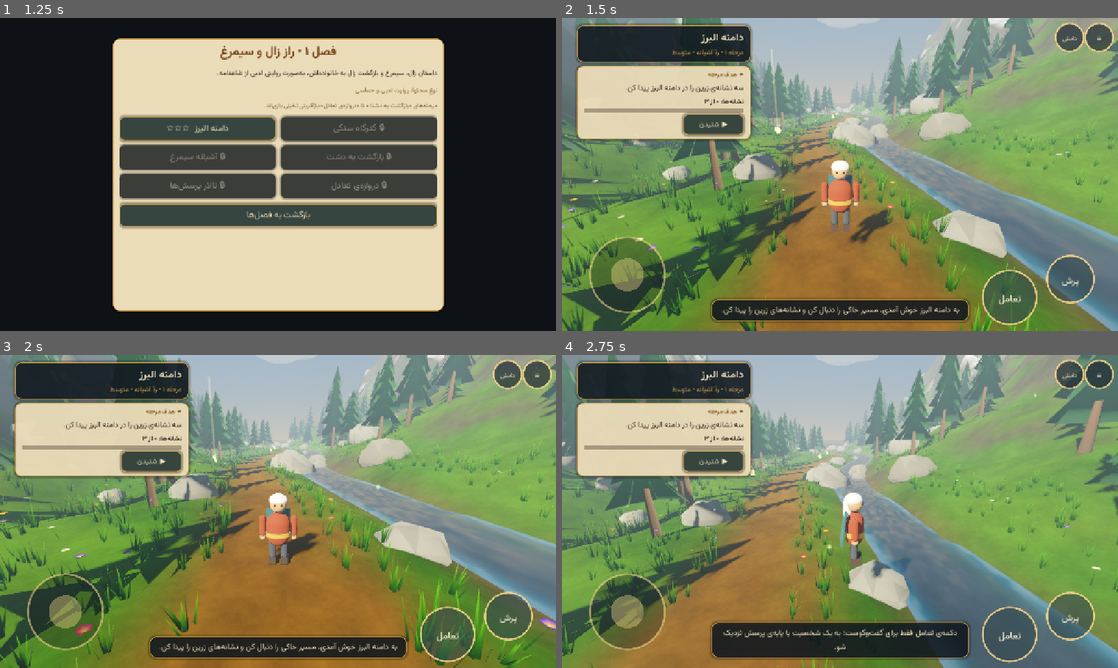
Above: before the commit, frames 1-4 (two rows, left to right).
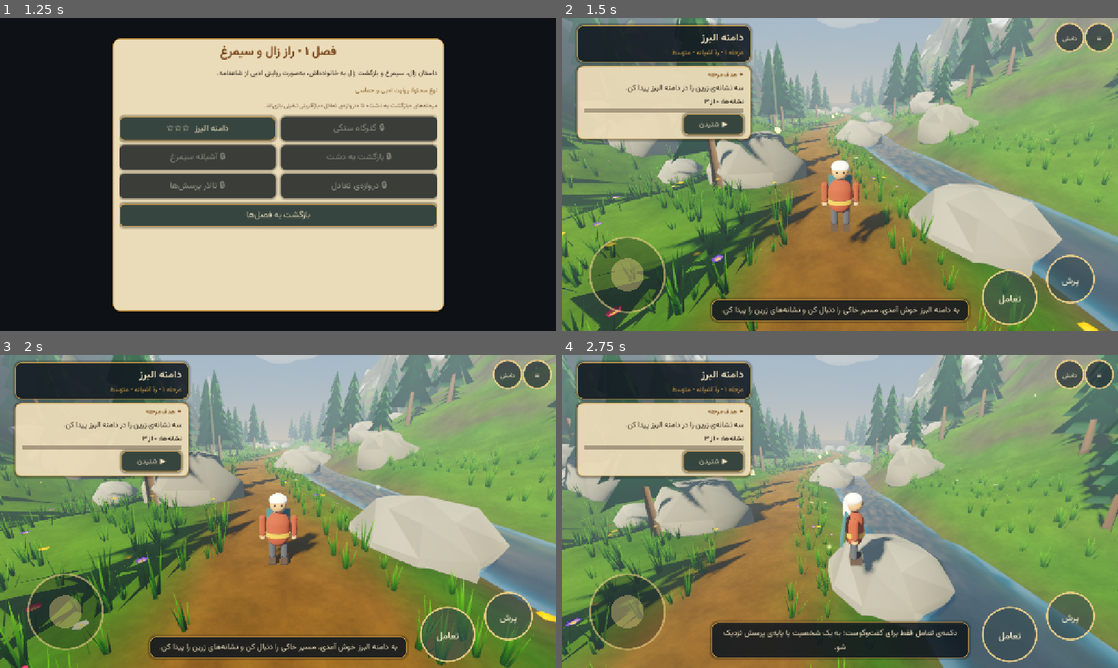
Above: after the commit, the same moments.

Repository: ghadirb/Iran-Heritage-World
Game: Godot game, scene res://scenes/main.tscn
The game is run twice, just before and just after one commit, with the same random seed, the same clock (stepped at 60 frames per second) and the same inputs. Sound files missing from this copy of the repository are replaced by a short silence.
Inputs (mouse positions are in pixels of both pictures, inside the frame that each line leads up to):
- Up to frame 1 (1.25 s): click "فصل ۱ • راز زال و سیمرغ 6 مرح…" at 0.5 s
- Up to frame 2 (1.5 s): click "دامنه البرز ☆☆☆" at 1.25 s
- Up to frame 3 (2 s): no input
- Up to frame 4 (2.75 s): tap Enter at 2 s; move the mouse to (962, 495) at 2.02 s; hold D (move_right) from 2.03 s (still down); tap E (interact) at 2.1 s; click (962, 495) at 2.17 s; tap Space (jump) at 2.27, 2.57 s

Frame 1 is identical in both runs. In frame 2, 16% of the frame differs, in the area x 0-100%, y 0-100%; in frame 3, 16%; in frame 4, 16%.

Commit message:
Keep trees and rocks away from interactables (Kaveh forge: only 2 of 3 logs findable)
Symptom: in the Kaveh forge level the player found only two logs and could not
finish the level.
Root cause: trees and rocks were scattered at random without looking at the
level's items. Measured: on medium a rock was 1.0 m from the first log (rocks
are scaled up to 3.2x, so it was buried), on challenge a rock was 2.2 m from the
third log. The level data itself was correct (three logs); the layout is fixed
by the seed, so the same log stayed hidden every time. Medium and challenge also
move the logs 22 m / 45 m further from the furnaces, which makes hiding easier.

Fix:
- terrain.avoid_points / avoid_radius (4 m): _build_vegetation fills it with the
  world position of every interactable (data positions are relative to the path,
  so _ground_pos is used) and scatter_points skips points inside that radius.
  Applies to every level, not only the forge.
- Selftest: a tree or rock closer than 3 m to any item fails the level
  ("item <id> is hidden by scenery").
- AGENTS.md records the rule.

Verified: with avoidance switched off the new check reports the buried item and
fails; with it on the forge passes at all three difficulties; full headless
--selftest (22 levels x 3 difficulties) SELFTEST OK with zero script errors and
zero "hidden by scenery" reports; --jumptest JUMPTEST OK.

Diff:
--- a/app/scripts/terrain_builder.gd
+++ b/app/scripts/terrain_builder.gd
@@ -310,6 +310,11 @@
 
 # ---------- scatter ----------
 
+## Scenery (trees, rocks) must never bury a log, furnace, pedestal, NPC ... : the world controller fills this
+## with every interactable position of the level, and scatter_points skips anything closer than avoid_radius.
+var avoid_points: Array[Vector2] = []
+var avoid_radius := 4.0
+
 func scatter_points(count: int, min_path_dist: float, max_spread: float, avoid_river: bool = true) -> Array[Vector3]:
 	var pts: Array[Vector3] = []
 	var attempts := 0
@@ -323,6 +328,13 @@
 			var rw := float((cfg["river"] as Dictionary).get("width", 1.5)) + 2.5
 			if absf(x - river_x(z)) < rw:
 				continue
+		var blocked := false
+		for ap in avoid_points:
+			if Vector2(x - ap.x, z - ap.y).length() < avoid_radius:
+				blocked = true
+				break
+		if blocked:
+			continue
 		var h := height(x, z)
 		if h < -3.0 and cfg.has("chasm"):
 			continue
--- a/app/scripts/world_controller.gd
+++ b/app/scripts/world_controller.gd
@@ -62,6 +62,7 @@
 var turning_bridge: TurningBridgeController
 var lamp_carry: LampCarryController
 var mosaic: MosaicCourtController
+var scenery_points: Array[Vector3] = []   # trees and rocks of the current level (selftest: none may hide an interactable)
 var mirror_hall: MirrorHallController
 var night_watch: NightWatchController
 var ice_lake: IceLakeController
@@ -436,8 +437,15 @@
 
 func _build_vegetation() -> void:
 	var tree_count := int(level["trees"])
+	terrain.avoid_points.clear()
+	for it0 in (level["interactables"] as Array):
+		if it0.has("pos"):   # world position (data positions are relative to the path)
+			var gp := _ground_pos(it0["pos"])
+			terrain.avoid_points.append(Vector2(gp.x, gp.z))
+	scenery_points.clear()
 	if tree_count > 0:
 		var pts := terrain.scatter_points(tree_count, maxf(5.0, float(level.get("lane_clear", 0.0))), float(level["valley_half"]) + 22.0)
+		scenery_points.append_array(pts)
 		var trees := terrain.build_multimesh(terrain.make_pine_mesh(), terrain.solid_vertex_material(0.95), pts, 0.85, 1.7)
 		level_root.add_child(trees)
 		var tb := StaticBody3D.new()
@@ -454,6 +462,7 @@
 	if rock_count > 0:
 		for variant in range(3):
 			var rp := terrain.scatter_points(rock_count / 3, maxf(3.0, float(level.get("lane_clear", 0.0))), float(level["valley_half"]) + 20.0, false)
+			scenery_points.append_array(rp)
 			var rmat := terrain.solid_vertex_material(1.0)
 			rmat.albedo_color = Color(str(level["rock"])).lightened(0.05 * float(variant))
 			var rocks := terrain.build_multimesh(terrain.make_rock_mesh(variant), rmat, rp, 0.8, 3.2)
@@ -1618,6 +1627,16 @@
 	for _f in range(40):
 		await get_tree().physics_frame
 	var standing := player.is_on_floor()
+	# a log, furnace, pedestal ... buried under a tree or rock cannot be found (seen in the Kaveh forge)
+	for it in items:
+		var ip: Vector3 = (it["node"] as Node3D).global_position if it.has("node") and it["node"] is Node3D else Vector3.INF
+		if ip == Vector3.INF:
+			continue
+		for sp in scenery_points:
+			if Vector2(sp.x - ip.x, sp.z - ip.z).length() < 3.0:
+				print("  item %s is hidden by scenery (%.1f m)" % [str((it["data"] as Dictionary)["id"]), Vector2(sp.x - ip.x, sp.z - ip.z).length()])
+				failures += 1
+				break
 	print("level %d (%s): items=%d on_floor=%s y=%.2f" % [i, level["id"], items.size(), standing, player.global_position.y])
 	if not standing:
 		failures += 1
Not shown, changed: AGENTS.md
